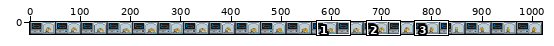
File history of a sprite sheet, branches/Grafics_Under_Development/madtulip/objects/ship station/madtulip_shipstation.png. Above, an overview of the earlier version with the close-up marked.
Close-up. Before:
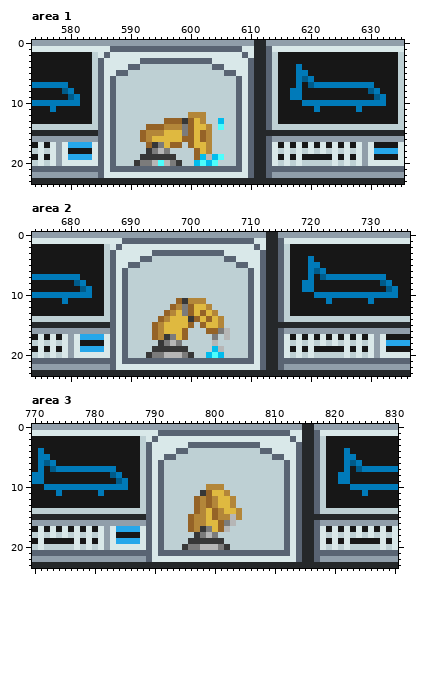
The file is 1020x24 pixels. Shown: area 1: x 574..635, y 0..23; area 2: x 674..736, y 0..23; area 3: x 770..830, y 0..23. The commit also changed other parts of the picture, which this record leaves out.
Once edited:
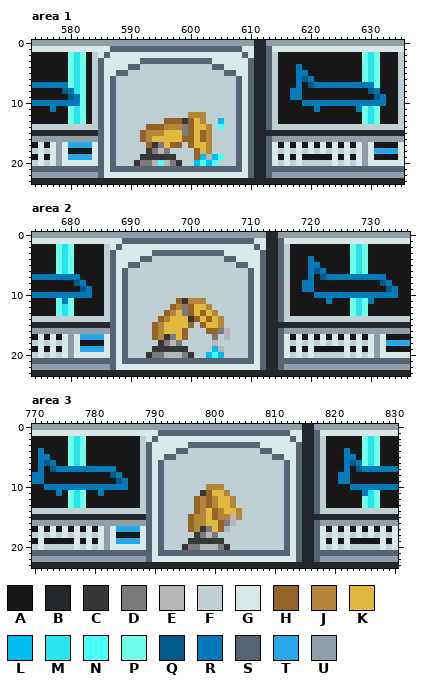
Palette (. is transparent): A #171717  B #25282a  C #373737  D #7b7b7b  E #b6b6b6  F #bed0d4  G #d9e8e9  H #956327  J #b38639  K #dfb940  L #02bced  M #26e4ea  N #4dfdfc  P #70ffea  Q #005b8a  R #007ab9  S #596473  T #26a7ea  U #909eaa
Change:
Area 1:
Colour A gives way to colour M in rows 2 to 6 at x 581 and 630; in rows 7 to 8 at x 581; in rows 11 to 13 at x 581 and 630.
Colour A gives way to colour P in rows 2 to 6 at x 580, 582, 629 and 631; in row 7 at x 580, 582 and 631; in rows 8 to 10 at x 582; in rows 11 to 13 at x 580, 582, 629 and 631.
Area 2:
Colour A gives way to colour M in rows 2 to 6 at x 679 and 728; in row 11 at x 728; in rows 12 to 13 at x 679 and 728.
Colour A gives way to colour P in rows 2 to 6 at x 678, 680, 727 and 729; in rows 11 to 13 at x 678, 680, 727 and 729.
Area 3:
Colour A gives way to colour M in rows 2 to 6 at x 777 and 826; in rows 11 to 13 at x 777 and 826.
Colour A gives way to colour P in rows 2 to 6 at x 776, 778, 825 and 827; in row 11 at x 776, 778 and 827; in rows 12 to 13 at x 776, 778, 825 and 827.
